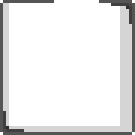
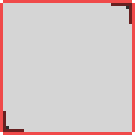
The second 135 x 135 image is a revision of the first. Changes to its layers:
painted on "Layer 3" over [0, 0, 135, 135]
removed layer "Layer 2" over [99, 0, 135, 36]
removed layer "Layer 4" over [0, 96, 54, 135]
removed layer "Layer 1" over [0, 0, 135, 135]
